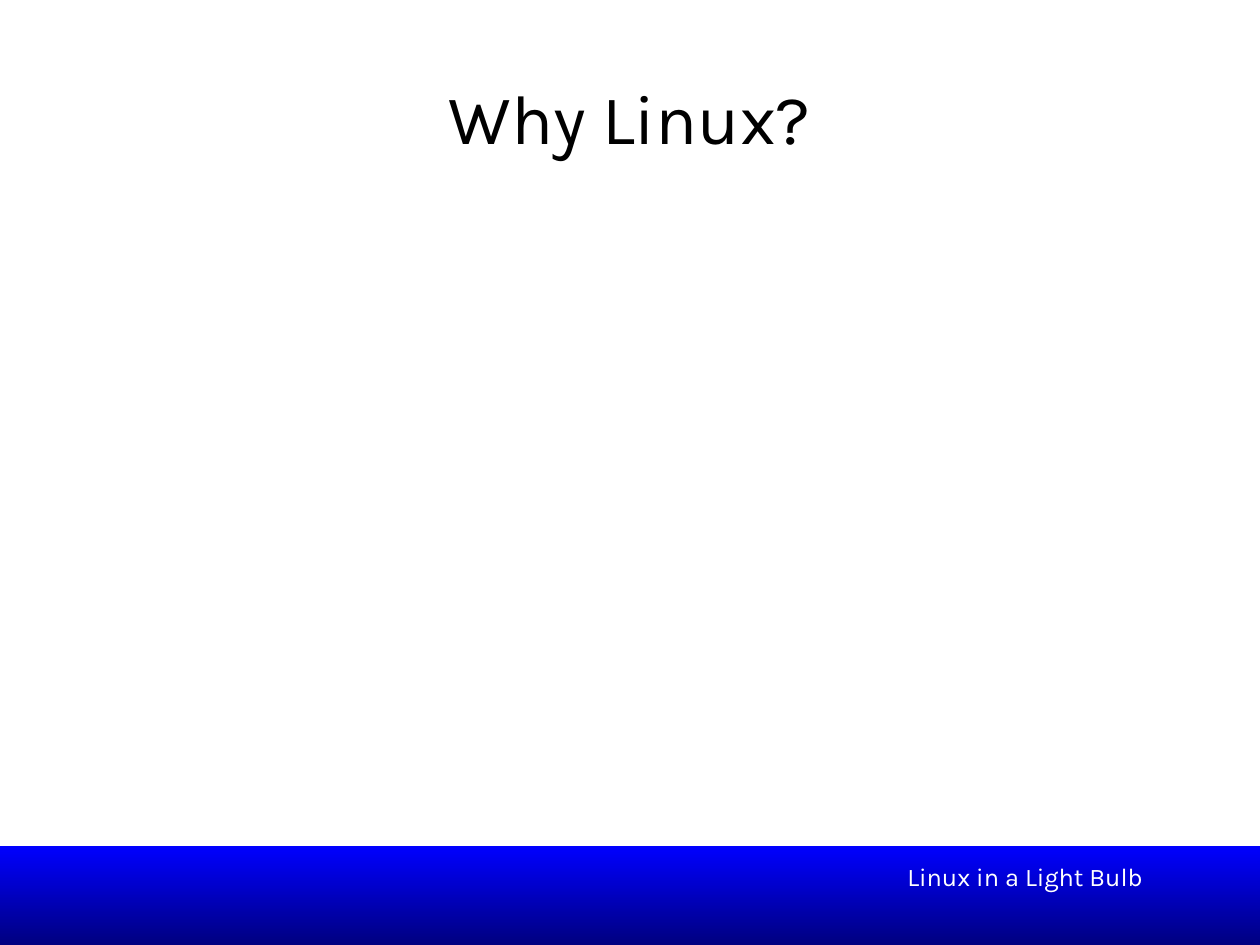
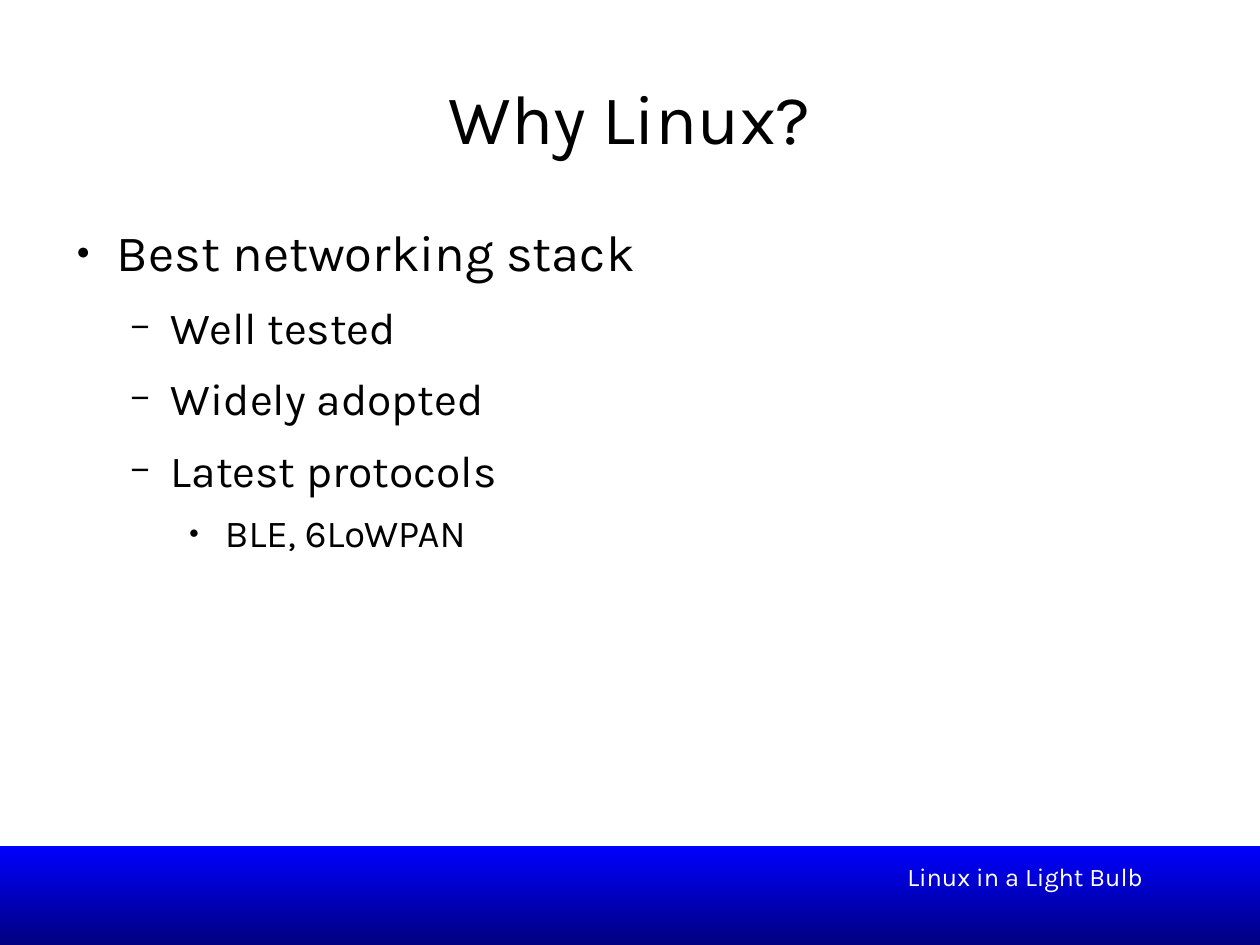
Before and after one commit to smipi1/elce2015, a slide deck: slide 21 of presentations/Linux_In_a_Lightbulb-Where_are_we_on_tinification-ELCE2015.odp (slide 18 before the commit). Drawn at 1260x945 pixels with LibreOffice and Linux fonts; fonts in the diff are those of the drawing; background and template pictures are left out. Boxes give left, top, right and bottom in pixels: in the first picture for what was removed or moved away, otherwise in the second. Text is boxed around its words. In the diff, an @@ line names an element or a change of style, - is before the commit and + after.

```diff
--- a/presentations/Linux_In_a_Lightbulb-Where_are_we_on_tinification-ELCE2015.odp
+++ b/presentations/Linux_In_a_Lightbulb-Where_are_we_on_tinification-ELCE2015.odp
@@ text added at bbox=[117, 236, 635, 551], 28 pt, text #000000 @@
+● Best networking stack
+  − Well tested
+  − Widely adopted
+  − Latest protocols
+    ● BLE, 6LoWPAN
```
Also in this commit, not shown: 2 other slides changed, 3 slides added.
